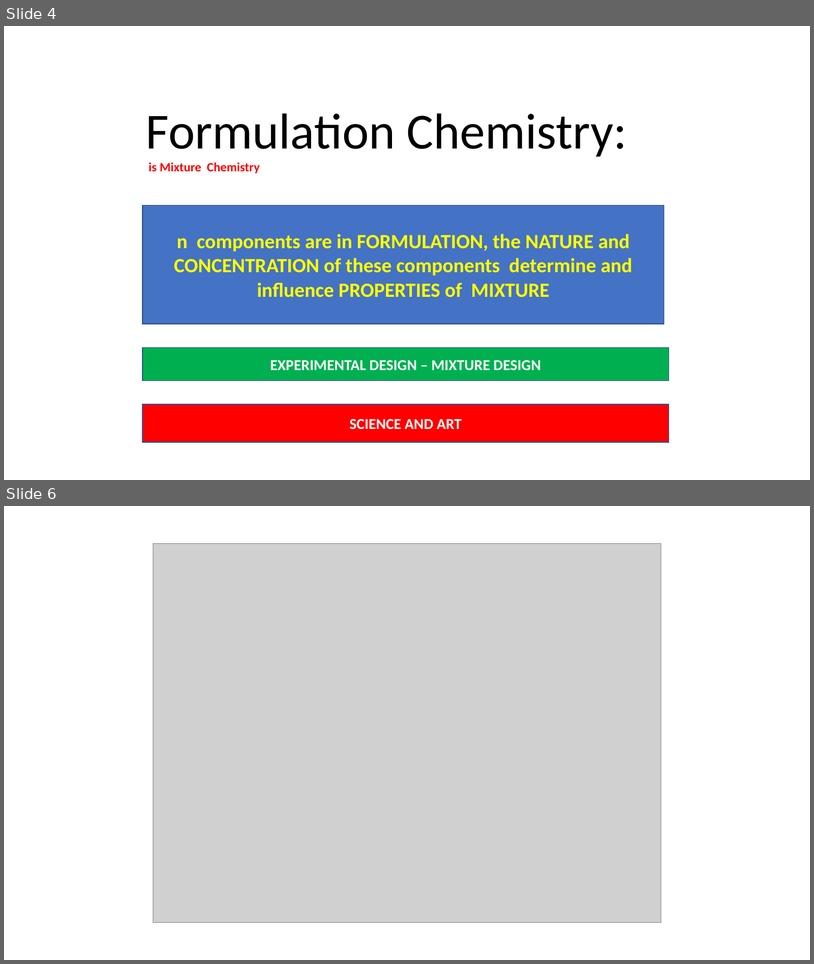
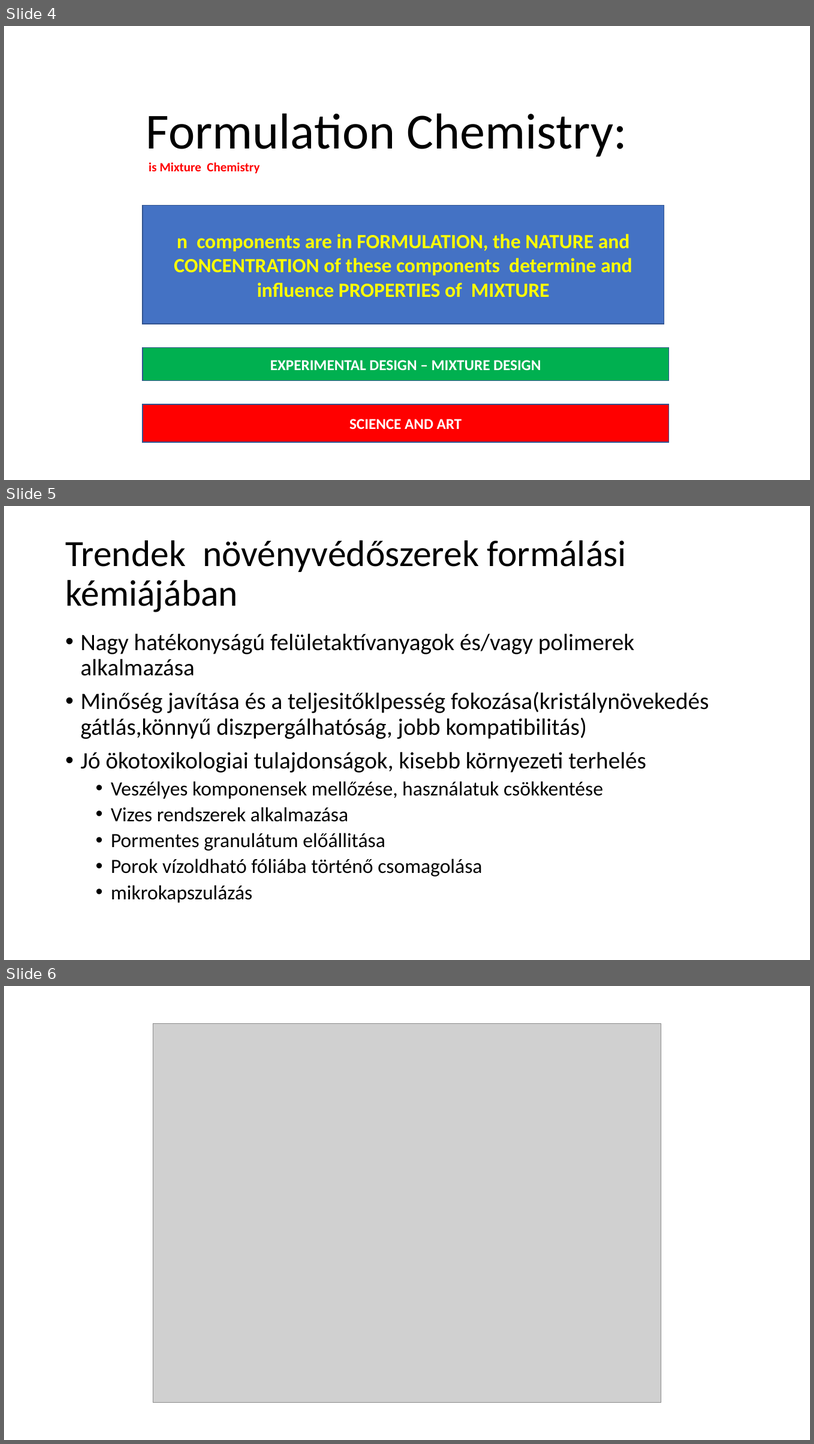
Before and after one commit to LilianaBohus/chemistry-presenations, a slide deck: formulations-and-surfactants.pptx. Shown one above the other, each under a label of ours: slides 4 and 6 before the commit, slides 4, 5 and 6 after it; the slides between them are not shown. The pictures are 814x964 and 814x1444 pixels, drawn with LibreOffice and Linux fonts; fonts in the diff are those of the drawing; grey boxes stand for pictures. Boxes give left, top, right and bottom in pixels: in the first picture for what was removed or moved away, otherwise in the second. Text is boxed around its words. In the diff, an @@ line names an element or a change of style, - is before the commit and + after.

```diff
--- a/formulations-and-surfactants.pptx
+++ b/formulations-and-surfactants.pptx
@@ slide 5 added at (x1=4, y1=506, x2=810, y2=960), background #FFFFFF @@
@@ title added at (x1=65, y1=540, x2=627, y2=612), 44 pt, text #000000 @@
+Trendek növényvédőszerek formálási kémiájában
@@ text added at (x1=81, y1=633, x2=709, y2=903), 28 pt, text #000000 @@
+• Nagy hatékonyságú felületaktívanyagok és/vagy polimerek alkalmazása
+• Minőség javítása és a teljesitőklpesség fokozása(kristálynövekedés gátlás,könnyű diszpergálhatóság, jobb kompatibilitás)
+• Jó ökotoxikologiai tulajdonságok, kisebb környezeti terhelés
+  • Veszélyes komponensek mellőzése, használatuk csökkentése
+  • Vizes rendszerek alkalmazása
+  • Pormentes granulátum előállitása
+  • Porok vízoldható fóliába történő csomagolása
+  • mikrokapszulázás
```
Also in this commit, not shown: 5 slides changed, 1 other slide added, 3 slides removed.
